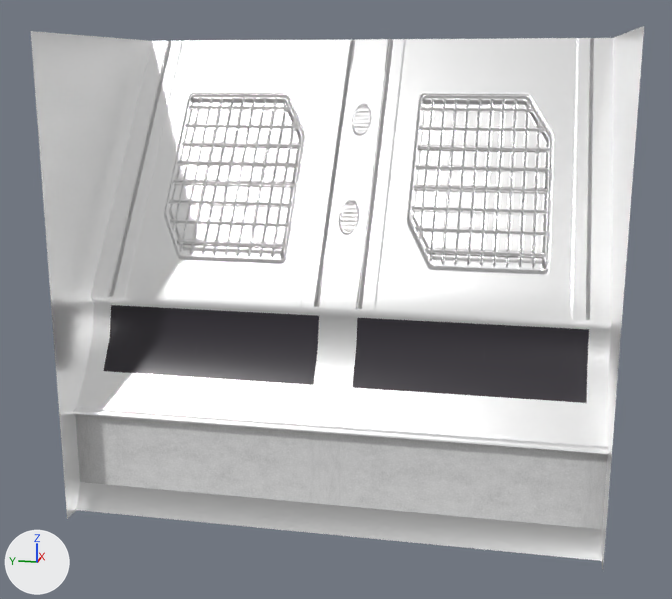
One commit to the FBX model Assets/Models/MRT/Top_Double_Wall_Mrt.fbx: the scene before it, then after it.
The view is the same before and after, from a camera (50 mm lens) standing at (-4.62, 30.46, 3.48) and looking at (0.7, 31.52, 2.15). Every picture has the same lights, and +X, +Y and +Z are marked at lower left. The picture after the commit comes second. Where no turn or scale is listed for an object, it has been applied to the vertices.

Objects in the first picture: 'TopPartWallLong'.
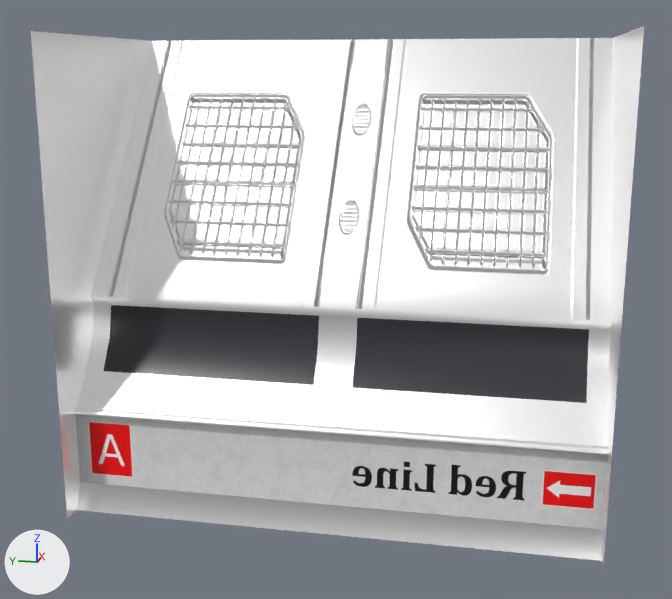
Location of each change, (x1, y1, x2, y2) in pixels of the pictures (672 x 599 px):
'TopPartWallLong', surface changed: (60, 416, 610, 513) in both
part 1 of me_mesh, surface changed (darker): (60, 419, 610, 513) in both

The change, as a diff of the scene's bpy script:
```diff
--- a/Assets/Models/MRT/Top_Double_Wall_Mrt.fbx.py
+++ b/Assets/Models/MRT/Top_Double_Wall_Mrt.fbx.py
@@ img_mrt_tsheet_postredesign_red_png @@
+img_mrt_tsheet_postredesign_red_png = load_image('MRT_TSheet_postRedesign_Red.png', '../../Textures/MRT_Trimsheet/MRT_TSheet_postRedesign_Red.png', 2048, 2048, 'sRGB')
@@ mat_mrt_trimsheet @@
 n2 = _N.new('ShaderNodeTexImage'); n2.name = 'Image Texture'
-n2.image = img_plane_standardsurface1_albedotransparency_1001_png
+n2.image = img_mrt_tsheet_postredesign_red_png
 n3 = _N.new('ShaderNodeTexImage'); n3.name = 'Image Texture.001'
@@ me_mesh @@
 me_mesh.from_pydata(...)  # 132 vertices, 110 faces; spans x 0.0..1.62, y 0.0..3.01, z 0.0..2.73
 # used by ob_toppartwalllong; location = (-0.058, 29.953, 0.948)
+# me_mesh part 1: texture (UV) coordinates of 10 of 110 faces, centred in x 0.09..0.19, y 0.0..3.01, z 0.36, changed; they spanned u 0.13..1.0, v 0.26..0.82 and now span u 0.04..1.0, v 0.26..0.82
 me_mesh.materials.append(mat_mrt_trimsheet)
```
